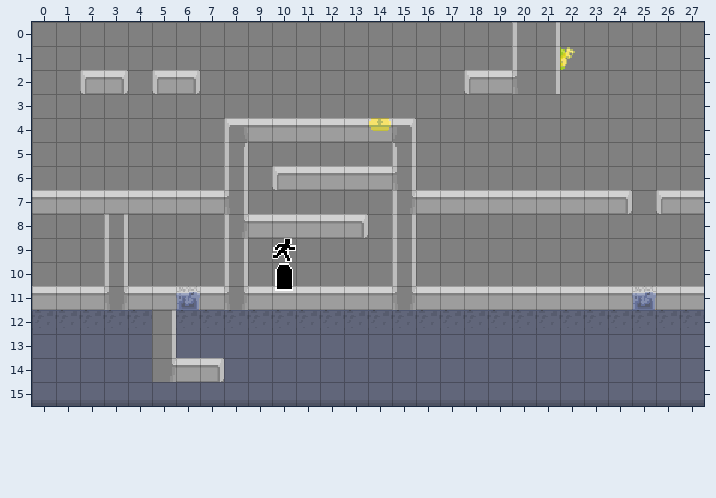
Tiled map, stored at assets/level.tmx. This is how it looked before the edit.
Cells are 16x16 px. Shown: x 0..27, y 0..15.
After:
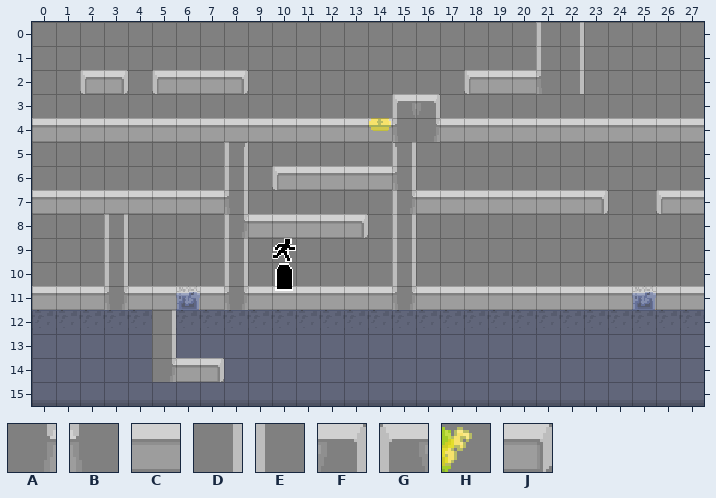
Key: from "tileset": A 16, B 16 flipped left-right, C 17, D 19, E 19 flipped left-right, F 20, G 20 flipped left-right, H 46, J 48.
_ is an empty cell.
What changed:
Layer "Tile Layer 1":
y 0: x 20..22 ED_ -> _ED
y 1: x 20..22 EDH -> _ED
y 2: x 6..8 J__ -> CCJ; x 20..22 BD_ -> CBD
y 3: x 15..16 __ -> GF
y 4: x 0..8 ________G -> CCCCCCCCC; x 15..27 F____________ -> BACCCCCCCCCCC
y 7: x 23..24 CJ -> J_
